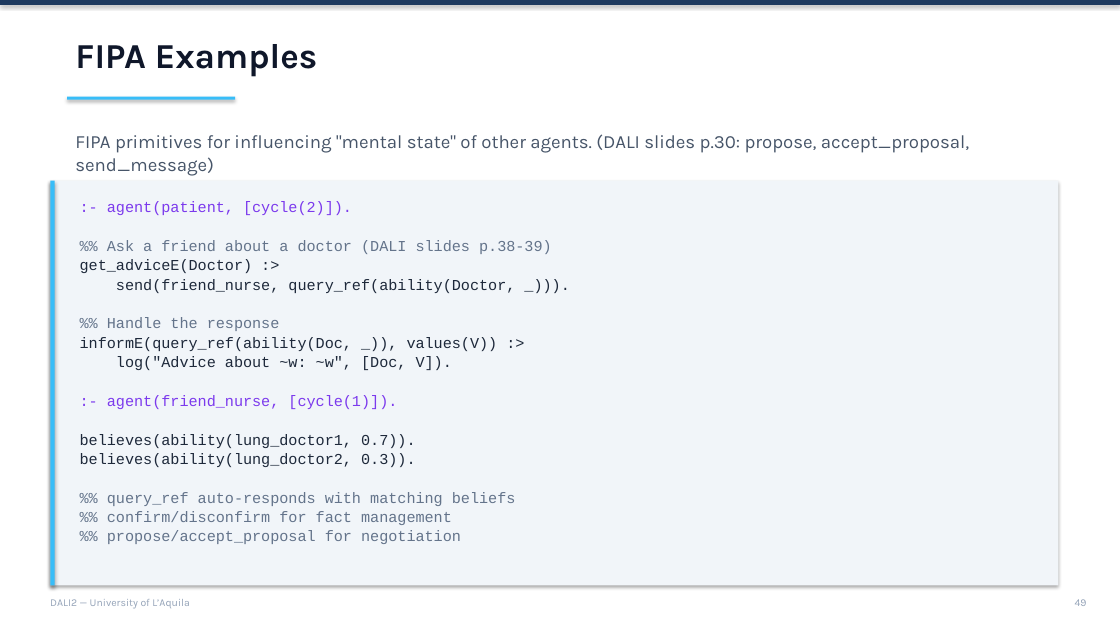
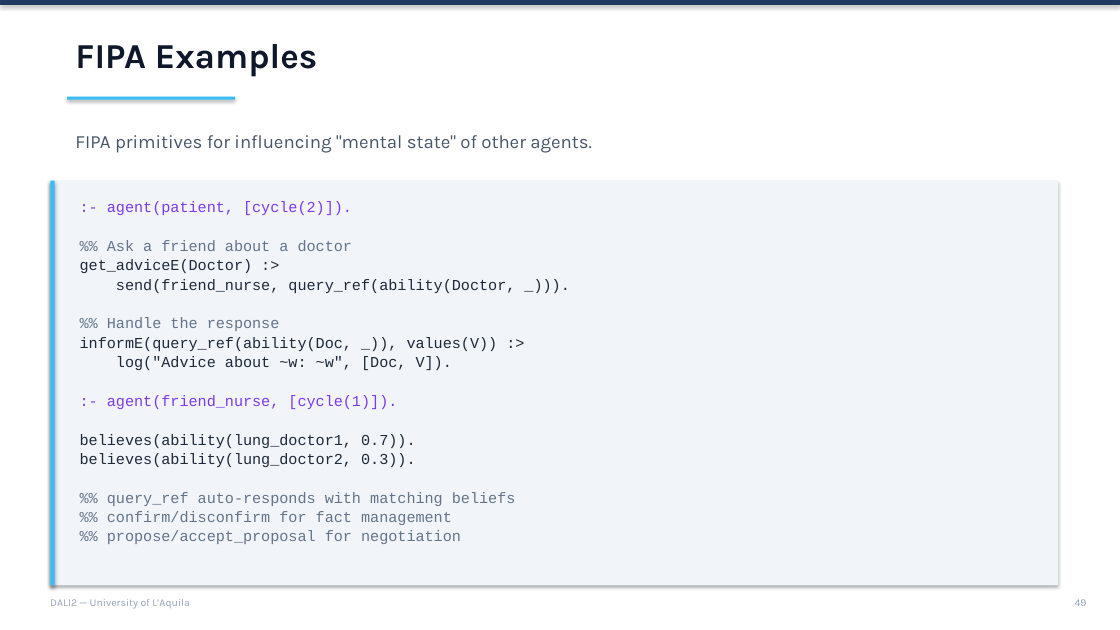
Before and after one commit to AAAI-DISIM-UnivAQ/DALI2, a slide deck: slide 49 of slides/Slides.pptx. Drawn at 1120x630 pixels with LibreOffice and Linux fonts; fonts in the diff are those of the drawing. Boxes give left, top, right and bottom in pixels: in the first picture for what was removed or moved away, otherwise in the second. Text is boxed around its words. In the diff, an @@ line names an element or a change of style, - is before the commit and + after.

```diff
--- a/slides/Slides.pptx
+++ b/slides/Slides.pptx
@@ text at [75, 135, 592, 153]: text changed @@
-FIPA primitives for influencing "mental state" of other agents. (DALI slides p.30: propose, accept_proposal, send_message)
+FIPA primitives for influencing "mental state" of other agents.
@@ text at [107, 240, 353, 251]: text changed @@
-%% Ask a friend about a doctor (DALI slides p.38-39)
+%% Ask a friend about a doctor
```
Also in this commit, not shown: 19 other slides changed, 6 other files.
